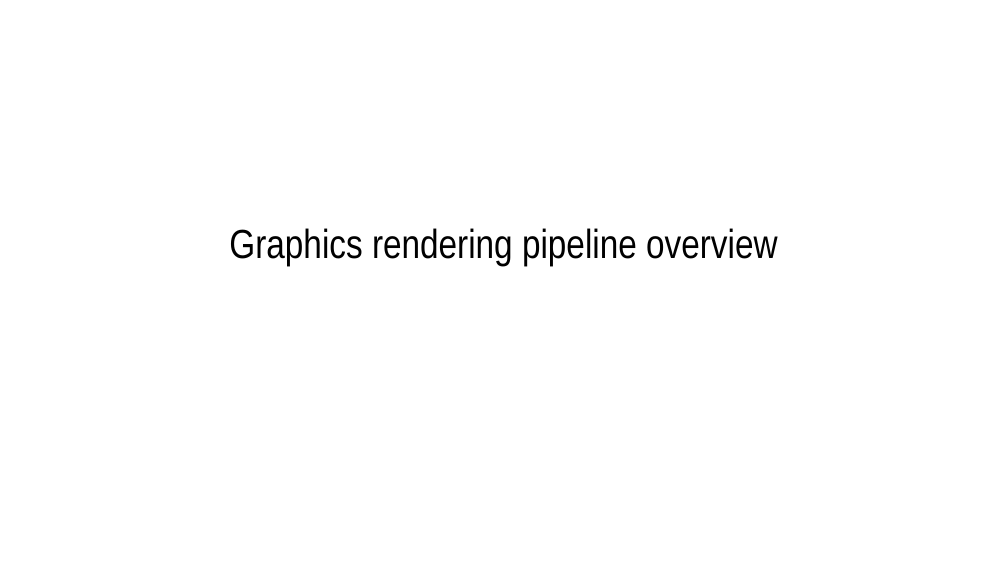
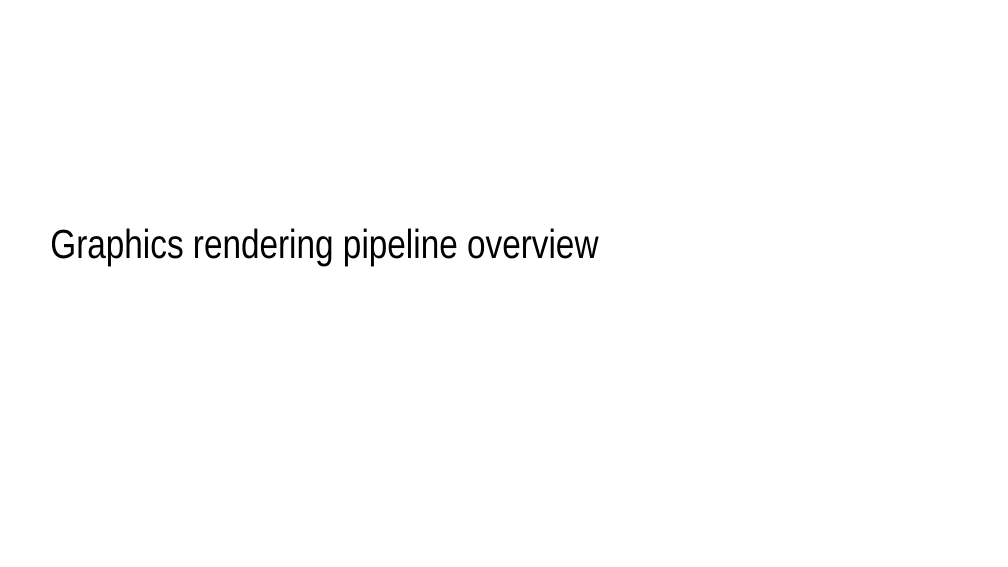
Before and after one commit to lorentzo/IntroductionToComputerGraphics, a slide deck: slide 15 of lectures/4_foundations_rendering/4_3_rasterization.odp. Drawn at 1008x567 pixels with LibreOffice and Linux fonts; fonts in the diff are those of the drawing. Boxes give left, top, right and bottom in pixels: in the first picture for what was removed or moved away, otherwise in the second. Text is boxed around its words. In the diff, an @@ line names an element or a change of style, - is before the commit and + after.

```diff
--- a/lectures/4_foundations_rendering/4_3_rasterization.odp
+++ b/lectures/4_foundations_rendering/4_3_rasterization.odp
@@ subtitle "Graphics rendering pipeline overview" at bbox=[50, 228, 598, 266]: alignment centre to left @@
```
Also in this commit, not shown: 2 other slides changed, 1 slide added, 10 other files.
